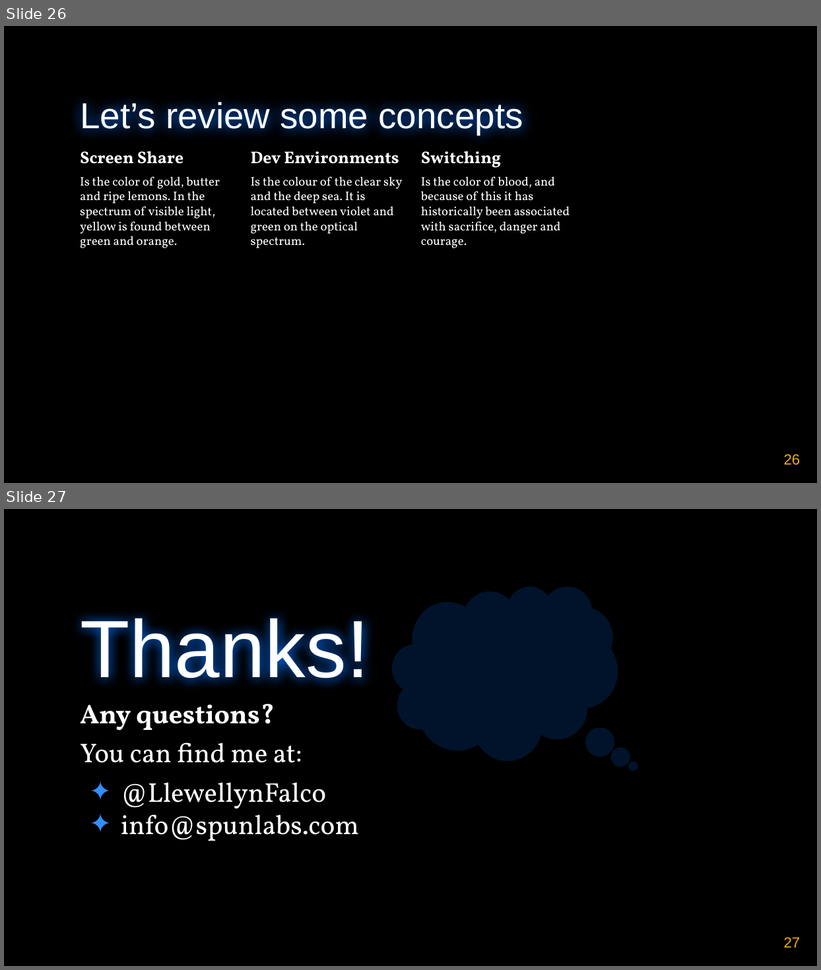
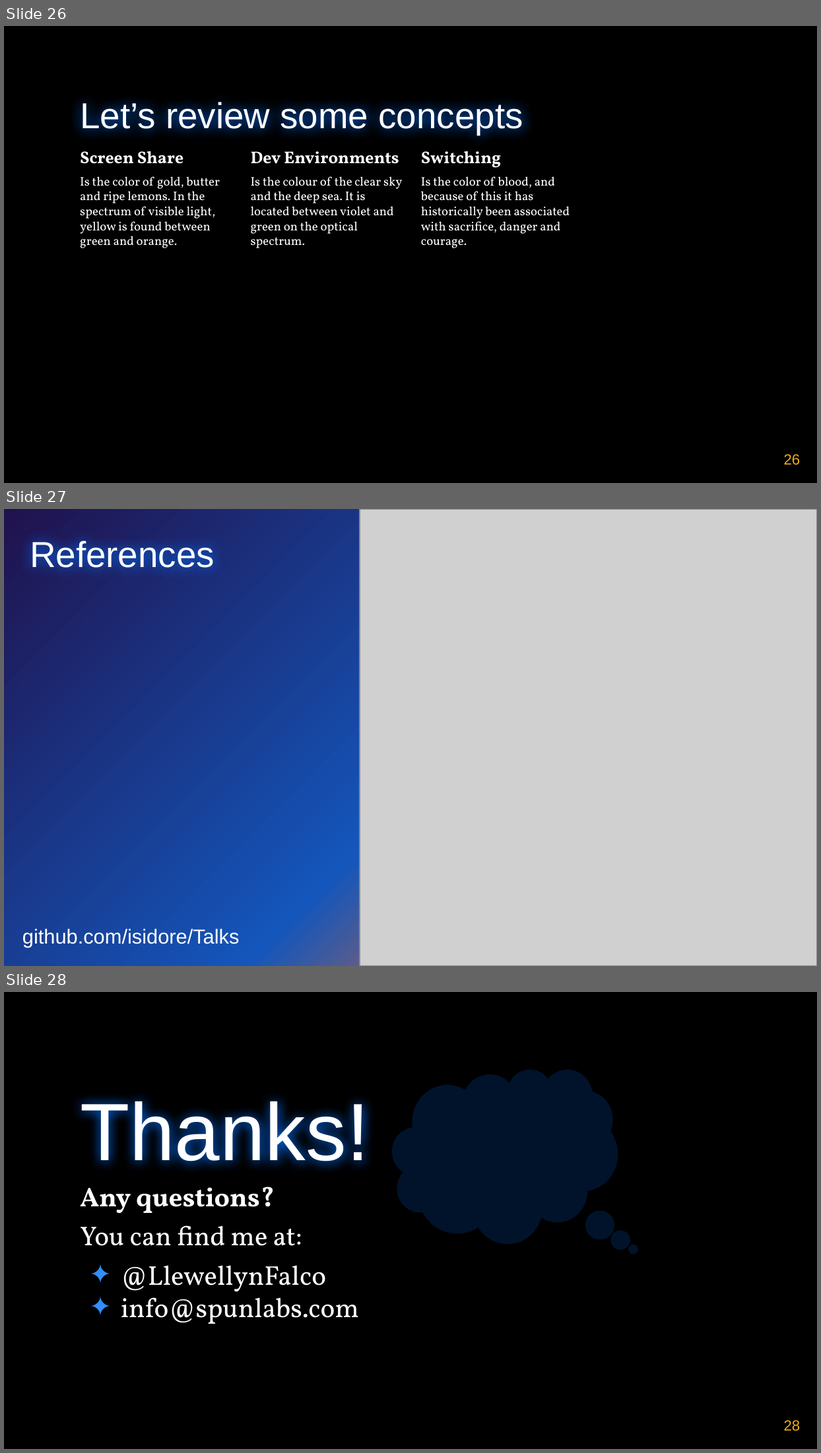
Before and after one commit to isidore/Talks, a slide deck: Slides/How To Setup Remote Pairing & Mobibing.pptx. Shown one above the other, each under a label of ours: slides 26 and 27 before the commit, slides 26, 27 and 28 after it. The pictures are 821x970 and 821x1453 pixels, drawn with LibreOffice and Linux fonts; fonts in the diff are those of the drawing; grey boxes stand for pictures; background and template pictures are left out. Boxes give left, top, right and bottom in pixels: in the first picture for what was removed or moved away, otherwise in the second. Text is boxed around its words. In the diff, an @@ line names an element or a change of style, - is before the commit and + after.

```diff
--- a/Slides/How To Setup Remote Pairing & Mobibing.pptx
+++ b/Slides/How To Setup Remote Pairing & Mobibing.pptx
@@ slide 27 added at box(4, 509, 817, 966), background gradient #EEAD12 to #E4682F to #1456BB to #20124D @@
@@ picture added at box(360, 509, 817, 966) @@
@@ title added at box(30, 538, 215, 573), 32 pt, text #FFFFFF @@
+References
@@ text added at box(22, 929, 240, 947), 18 pt, text #FFFFFF @@
+github.com/isidore/Talks
@@ what was slide 27 is now slide 28 @@
@@ page number at box(784, 1420, 801, 1432): text changed @@
-27
+28
```
Also in this commit, not shown: 2 other files.
